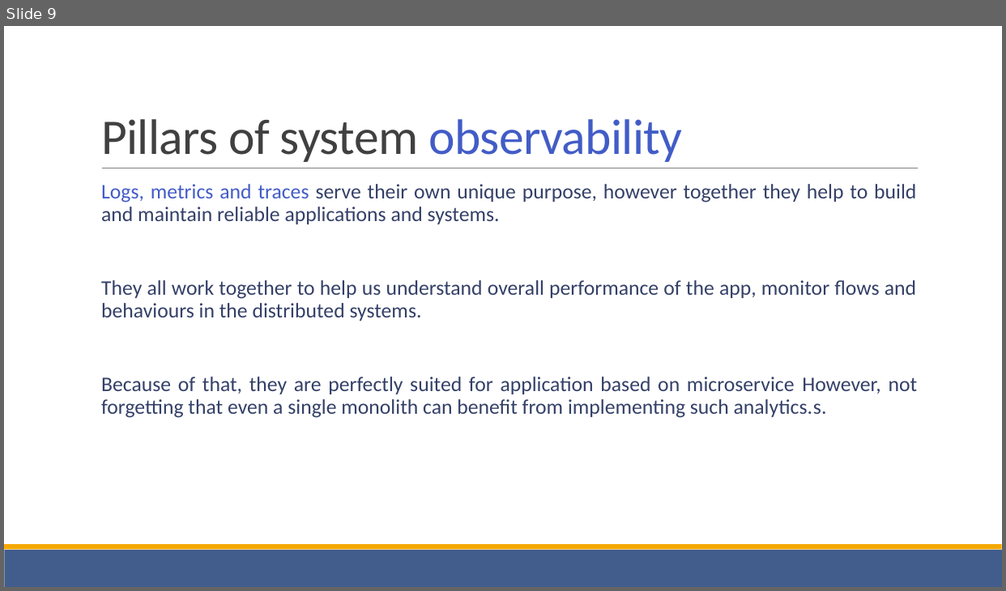
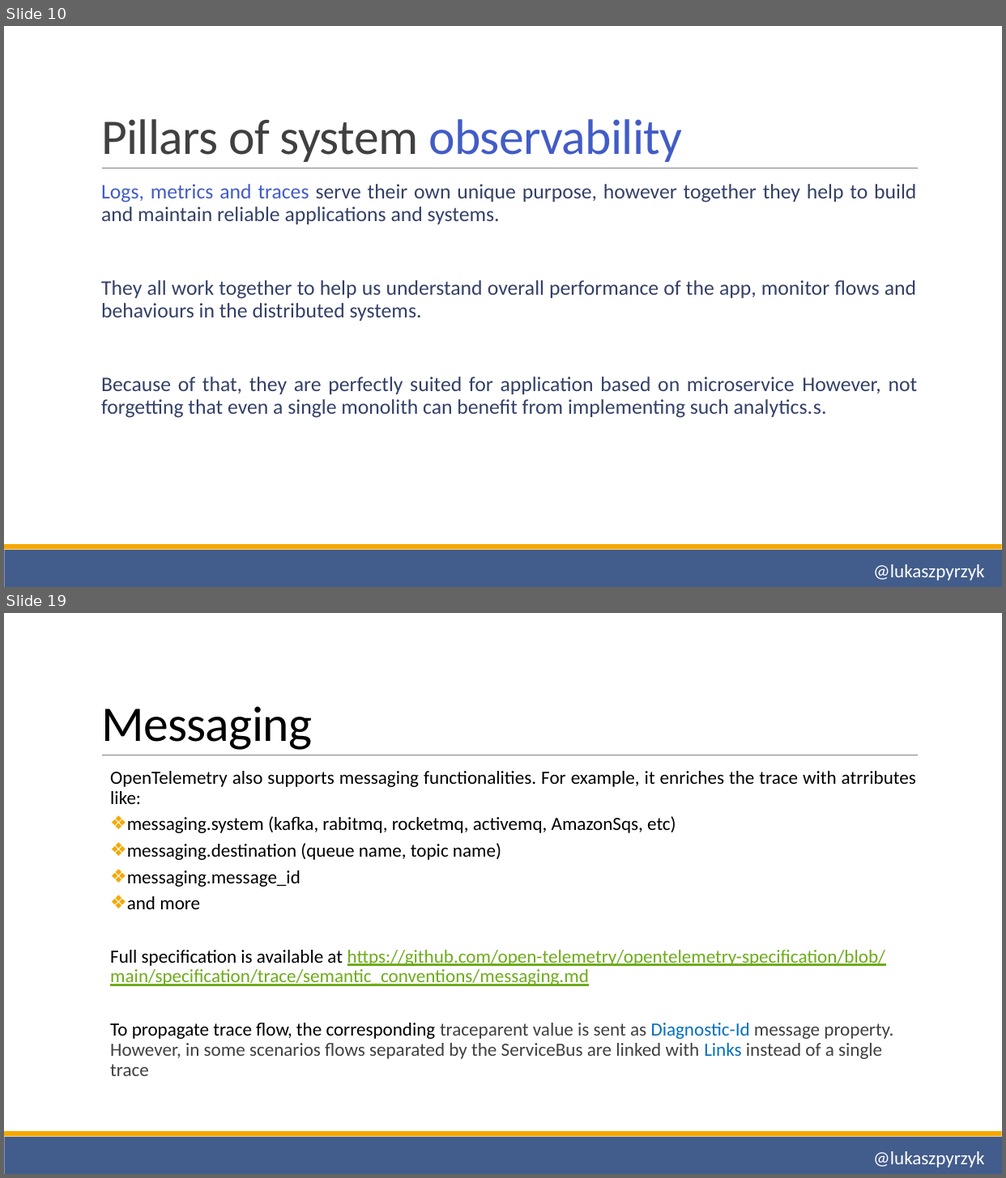
Before and after one commit to lukasz-pyrzyk/opentelemetry-demo, a slide deck: OpenTelemetry.pptx. Shown one above the other, each under a label of ours: slide 9 before the commit, slides 10 and 19 after it; the slides between them are not shown. The pictures are 1006x591 and 1006x1178 pixels, drawn with LibreOffice and Linux fonts; fonts in the diff are those of the drawing. Boxes give left, top, right and bottom in pixels: in the first picture for what was removed or moved away, otherwise in the second. Text is boxed around its words. In the diff, an @@ line names an element or a change of style, - is before the commit and + after.

```diff
--- a/OpenTelemetry.pptx
+++ b/OpenTelemetry.pptx
@@ slide 19 added at [4, 613, 1002, 1174], background #FFFFFF; not listed: 3 template elements that a slide beside it also shows @@
@@ title added at [101, 706, 312, 750], 48 pt, text #000000 @@
+Messaging
@@ text added at [110, 771, 916, 1076], 18 pt, text #000000 @@
+  OpenTelemetry also supports messaging functionalities. For example, it enriches the trace with atrributes like:
+  ❖ messaging.system (kafka, rabitmq, rocketmq, activemq, AmazonSqs, etc)
+  ❖ messaging.destination (queue name, topic name)
+  ❖ messaging.message_id
+  ❖ and more
+  Full specification is available at https://github.com/open-telemetry/opentelemetry-specification/blob/main/specification/trace/semantic_conventions/messaging.md
+  To propagate trace flow, the corresponding traceparent value is sent as Diagnostic-Id message property. However, in some scenarios flows separated by the ServiceBus are linked with Links instead of a single trace
@@ text added at [873, 1152, 984, 1168], 18 pt, text #FFFFFF @@
+@lukaszpyrzyk
@@ what was slide 9 is now slide 10 @@
@@ slide 10 changed as well @@
@@ text added at [873, 565, 984, 581], 18 pt, text #FFFFFF @@
+@lukaszpyrzyk
```
Also in this commit, not shown: 7 other slides changed, 15 other slides added, 9 slides removed.
